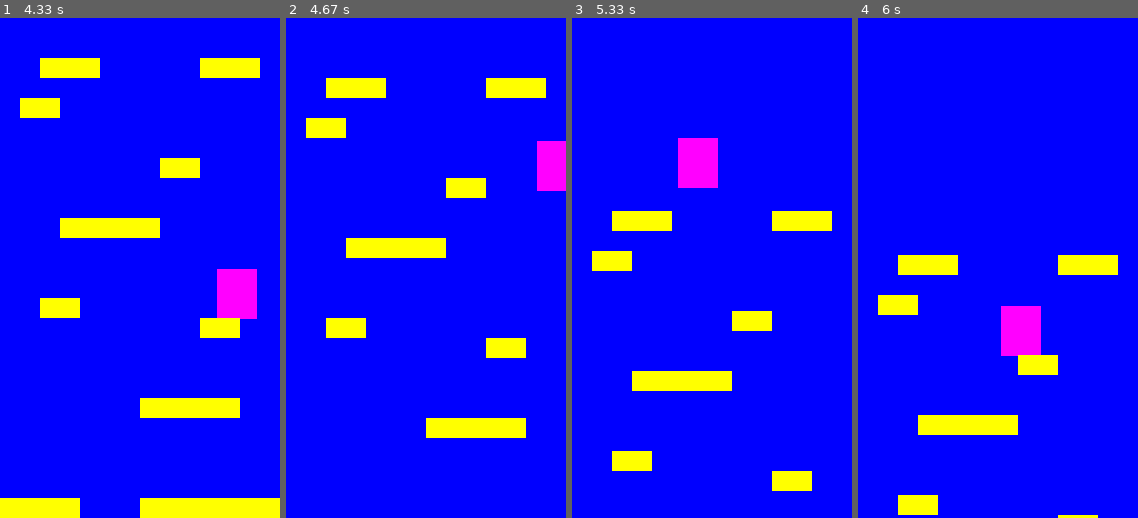
Above: before the commit, frames 1-4 (left to right).
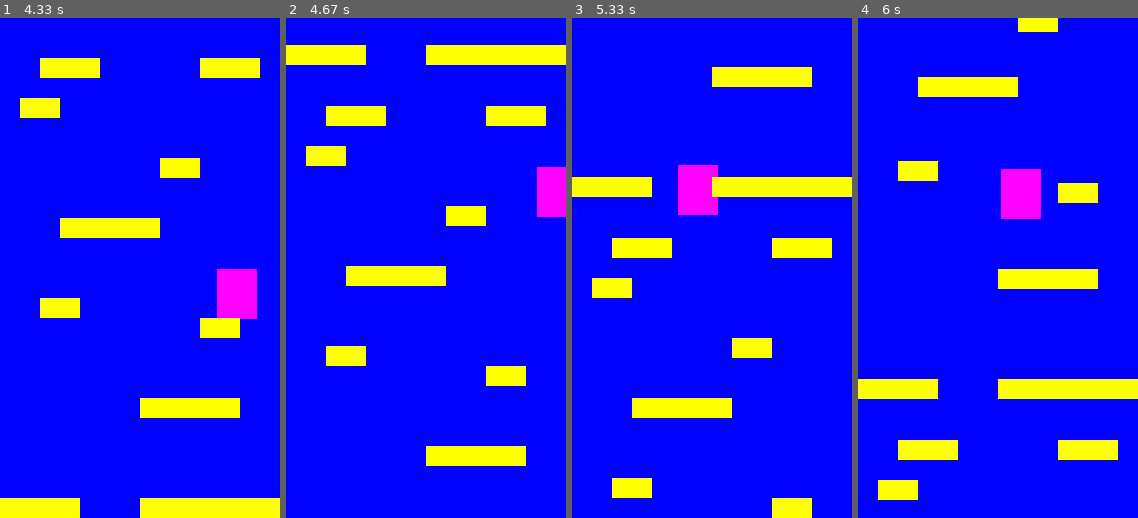
Above: after the commit, the same moments.

Repository: Calum-Johnston/pygame_2d_platformer
Game: pygame game, started from main.py
Same seed, same stepped clock (60 frames per second), same inputs: the game is played once before the commit and once after it.
Inputs:
- Up to frame 1 (4.33 s): hold Right 0.33-0.8 s; hold Right 0.83-1.3 s; hold Left 1.33-1.87 s; hold Left 1.9-2.3 s; hold Right 2.33-2.97 s; hold Left 3-3.47 s; hold Right 3.5-3.97 s; tap Space at 3.57, 3.87, 4.07 s; hold Right from 4 s (still down)
- Up to frame 2 (4.67 s): tap Space at 4.37, 4.57 s; release Right at 4.47 s; hold Left from 4.5 s (still down)
- Up to frame 3 (5.33 s): tap Space at 4.87, 5.13 s; release Left at 5.03 s; hold Left from 5.07 s (still down)
- Up to frame 4 (6 s): tap Space at 5.43, 5.57, 5.87 s; release Left at 5.47 s; hold Right from 5.5 s (still down)

Frame 1 is identical in both runs. In frame 2, 18% of the frame differs, in the area x 0-100%, y 5-90%; in frame 3, 17%; in frame 4, 17%.

Commit message:
Implemented random and prebuilt platform generation - just one error (noted in txt file) to fix

Diff:
--- /dev/null
+++ b/Issues.txt
@@ -0,0 +1,4 @@
+Player will move to top of platform on collision
+Player too big
+
+ERROR!!! Calculating
--- a/camera.py
+++ b/camera.py
@@ -8,7 +8,7 @@
 
     def update(self, player, objects):
         # Move camera upward if player is moving update
-        if player.rect.top <= HEIGHT * 0.25:
+        if player.rect.top <= HEIGHT * 0.3:
             player.position.y += abs(player.velocity.y)
             for obj in objects:
                 obj.rect.y += abs(player.velocity.y)
--- a/main.py
+++ b/main.py
@@ -21,10 +21,10 @@
 screen = pygame.display.set_mode((WIDTH,HEIGHT))
 clock = pygame.time.Clock()
 
+# Read in pre-built platform sections
 easy = []
 medium = []
 hard = []
-
 for x in range(0, 5):
     with open("sections/easy/easy_%i.txt" % (x + 1)) as textFile:
         easy.append([line.split() for line in textFile])
@@ -41,26 +41,23 @@
     """ Constructor. Create all our attributes and initialize
         the game. """
     def __init__(self):
+        # Define the player's score
         self.score = 0
-        self.fileAmountRead = 1
-        self.fileAmountToRead = 25
-
         # Define groups
         self.player_sprites = pygame.sprite.Group()
         self.platform_sprites = pygame.sprite.Group()
-
         # Define player
         self.player = Player(WIDTH / 2, HEIGHT - 40, 40, 50, self)
         self.player_sprites.add(self.player)
-
         # Define starting platforms
         self.loadNewPlatforms(True)
         self.loadNewPlatforms(False)
-
+        self.distanceToNextBuild = HEIGHT
         # Create the camera
         self.camera = Camera()
-
+        # Run the game
         self.run()
+
 
     """ Runs the game. Defines the main game loop. """
     def run(self):
@@ -92,16 +89,28 @@
         if(self.player.rect.top > HEIGHT):
             self.gameinstance = False
 
-        if self.camera.distanceMoved > HEIGHT:
-            self.loadNewPlatforms(False)
+        # Generate next part of level (both randomly & prebuilt)
+        if self.camera.distanceMoved > self.distanceToNextBuild:
+            if(rd.randrange(0, 20) < 1):
+                self.loadNewPlatforms(False)
+            else:
+                self.buildRandomPlatforms()
             self.camera.distanceMoved = 0
 
-    def loadNewPlatforms(self, direct):
-        if(direct):
-            new_Section = easy[0]
-        else:
-            new_Section = easy[rd.randrange(0, 5)]
-            print(new_Section)
+
+    """ Display everything to the screen for the game. """
+    def draw(self):
+        screen.fill(BLUE)
+        self.player_sprites.draw(screen)
+        self.platform_sprites.draw(screen)
+        pygame.display.flip()
+
+
+    """ Loads pre-built platforms into the game (just out of view)
+        based on textfiles read in previously. """
+    def loadNewPlatforms(self, newGame):
+        if(newGame): new_Section = easy[0]
+        else: new_Section = easy[0] # rd.randrange(0, 5)
 
         start_X = 0; start_Y = 0; width_pt = 0
         for y in range(0, len(new_Section) - 1) :
@@ -111,20 +120,40 @@
                         start_X  = x * 20 - 20; start_Y = y * 20 - 20
                     if(new_Section[y][0][x] == "x" and new_Section[y][0][x + 1] != "x"):
                         width_pt = (x * 20) - start_X
-                        if(direct):
-                            self.pt = Platform(start_X, start_Y, width_pt, 20, self.player)
-                        else:
-                            self.pt = Platform(start_X, start_Y - HEIGHT, width_pt, 20, self.player)
+                        if(newGame): self.pt = Platform(start_X, start_Y, width_pt, 20, self.player)
+                        else: self.pt = Platform(start_X, start_Y - HEIGHT, width_pt, 20, self.player)
                         self.platform_sprites.add(self.pt)
 
-
-
-    """ Display everything to the screen for the game. """
-    def draw(self):
-        screen.fill(BLUE)
-        self.player_sprites.draw(screen)
-        self.platform_sprites.draw(screen)
-        pygame.display.flip()
+        self.distanceToNextBuild = HEIGHT
+
+
+    """ Bulids random platforms to cushion prebuilt platforms - gives
+        the appearance of entirely randomised level. """
+    def buildRandomPlatforms(self):
+        # Get closest platform
+        closestPlatform_Distance = 1000
+        for pt in self.platform_sprites:
+            if(pt.rect.top < closestPlatform_Distance):
+                closestPlatform_Distance = pt.rect.top
+
+        self.distanceToNextBuild = closestPlatform_Distance
+
+        for _ in range(0, rd.randrange(0, 6)):
+            width = rd.randrange(40, 100)
+            x = rd.randrange(0, WIDTH - width)
+            print(closestPlatform_Distance - 130)
+            y = rd.randrange(min(closestPlatform_Distance - 130, -1), min(closestPlatform_Distance - 60, 0))  # 60 is arbitrary, 130 is based on jump height
+            pt = Platform(x, y, width, 20, self.player)
+            self.platform_sprites.add(pt)
+
+            closestPlatform_Distance = y # Reset y, and restart
+
+        self.distanceToNextBuild -= closestPlatform_Distance
+        self.distanceToNextBuild - 10
+
+
+
+
 
 
 class splashScreen():
